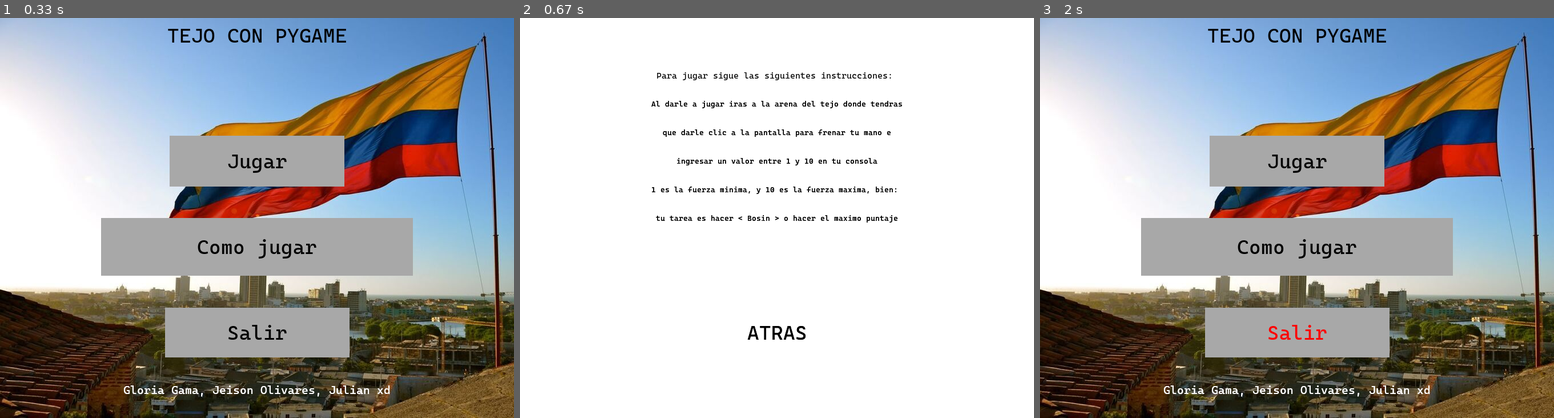
Above: before the commit, frames 1-3 (left to right).
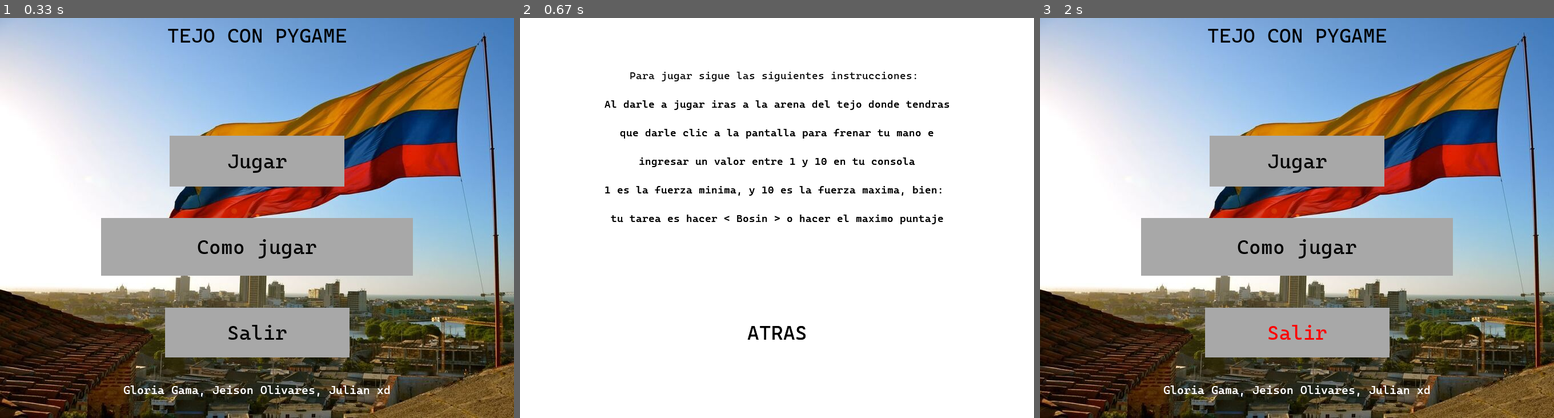
Above: after the commit, the same moments.

Repository: Edier-Gama/PYGAME
Game: pygame game, started from main.py
Same seed, same stepped clock (60 frames per second), same inputs: the game is played once before the commit and once after it.
Inputs (mouse positions are in pixels of both pictures, inside the frame that each line leads up to):
- Up to frame 1 (0.33 s): no input
- Up to frame 2 (0.67 s): click (777, 218) at 0.38 s
- Up to frame 3 (2 s): click "ATRAS" at 0.72 s; click (1137, 158) at 1.05 s; click (1358, 254) at 1.38 s; click "ATRAS" at 1.72 s

Frame 1 is identical in both runs. In frame 2, 3.0% of the frame differs, in the area x 16-84%, y 13-52%; in frame 3, nothing differs.

Commit message:
fuentes del menú actualizadas

Diff:
--- a/main.py
+++ b/main.py
@@ -140,7 +140,7 @@
     contador(ventana, str("JUGADOR 1"), 16, 900 - 750, 10)
     contador(ventana, str("Tu puntaje es: "), 16, 900 - 750, 35)
     contador(ventana, str(score), 15, 900 - 670, 35)
-    clock.tick(600)
+    clock.tick(1000)
     pygame.display.flip()
 
 def options():
@@ -149,18 +149,18 @@
 
         SCREEN.fill("white")
 
-        OPTIONS_TEXT = get_font(15).render("Para jugar sigue las siguientes instrucciones: ", True, "Black")
+        OPTIONS_TEXT = get_font(18).render("Para jugar sigue las siguientes instrucciones: ", True, "Black")
 
         OPTIONS_RECT = OPTIONS_TEXT.get_rect(center=(450, 100))
         SCREEN.blit(OPTIONS_TEXT, OPTIONS_RECT)
 
         OPTIONS_BACK = Button(image=None, pos=(450, 550),
                             text_input="ATRAS", font=get_font(35), base_color="Black", hovering_color="red")
-        TEXTO_1 = Button(image=None, pos=(450, 150),text_input="Al darle a jugar iras a la arena del tejo donde tendras", font=get_font(13), base_color="Black", hovering_color="Green")
-        TEXTO_2 = Button(image=None, pos=(450, 200),text_input="que darle clic a la pantalla para frenar tu mano e", font=get_font(13), base_color="Black", hovering_color="Green")
-        TEXTO_3 = Button(image=None, pos=(450, 250),text_input="ingresar un valor entre 1 y 10 en tu consola", font=get_font(13), base_color="Black", hovering_color="Green")
-        TEXTO_4 = Button(image=None, pos=(450, 300),text_input="1 es la fuerza minima, y 10 es la fuerza maxima, bien: ", font=get_font(13), base_color="Black", hovering_color="Green")
-        TEXTO_5 = Button(image=None, pos=(450, 350),text_input="tu tarea es hacer < Bosin > o hacer el maximo puntaje", font=get_font(13), base_color="Black", hovering_color="Green")
+        TEXTO_1 = Button(image=None, pos=(450, 150),text_input="Al darle a jugar iras a la arena del tejo donde tendras", font=get_font(18), base_color="Black", hovering_color="Green")
+        TEXTO_2 = Button(image=None, pos=(450, 200),text_input="que darle clic a la pantalla para frenar tu mano e", font=get_font(18), base_color="Black", hovering_color="Green")
+        TEXTO_3 = Button(image=None, pos=(450, 250),text_input="ingresar un valor entre 1 y 10 en tu consola", font=get_font(18), base_color="Black", hovering_color="Green")
+        TEXTO_4 = Button(image=None, pos=(450, 300),text_input="1 es la fuerza minima, y 10 es la fuerza maxima, bien: ", font=get_font(18), base_color="Black", hovering_color="Green")
+        TEXTO_5 = Button(image=None, pos=(450, 350),text_input="tu tarea es hacer < Bosin > o hacer el maximo puntaje", font=get_font(18), base_color="Black", hovering_color="Green")
         OPTIONS_BACK.changeColor(OPTIONS_MOUSE_POS)
         OPTIONS_BACK.update(SCREEN)
         TEXTO_1.update(SCREEN)
